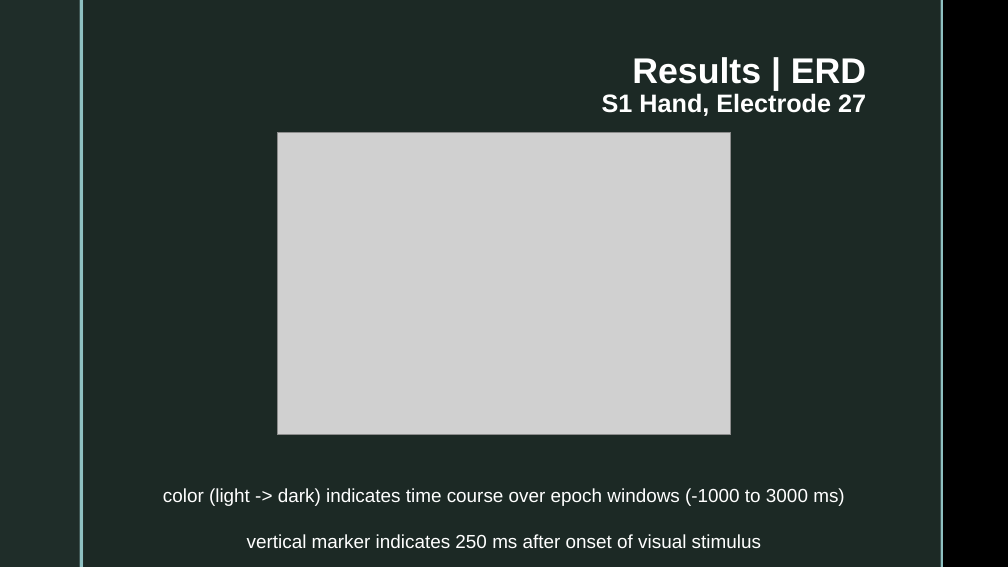
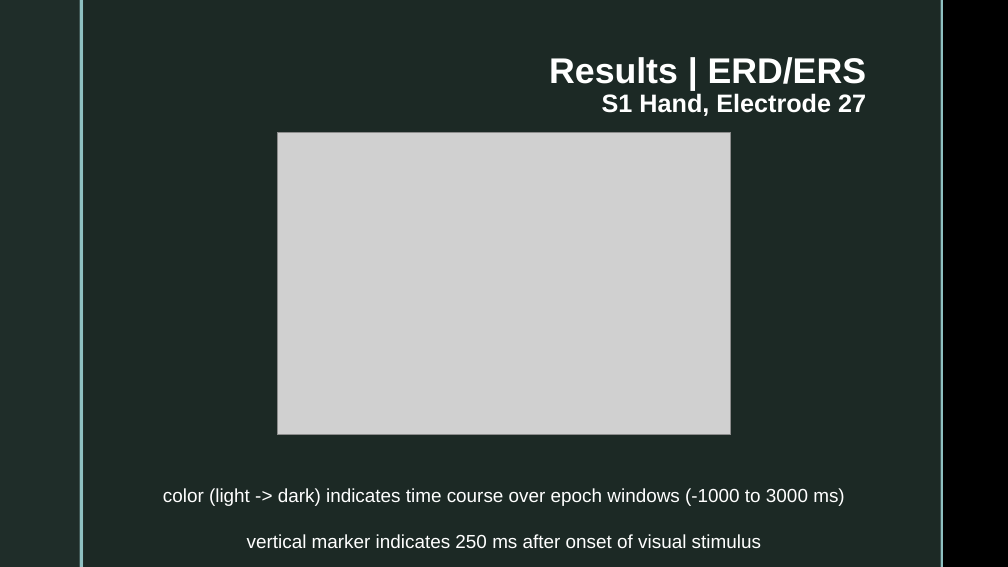
Before and after one commit to jessb0t/motorImagery, a slide deck: slide 11 of presentation.pptx (slide 10 before the commit). Drawn at 1008x567 pixels with LibreOffice and Linux fonts; fonts in the diff are those of the drawing; grey boxes stand for pictures; background and template pictures are left out. Boxes give left, top, right and bottom in pixels: in the first picture for what was removed or moved away, otherwise in the second. Text is boxed around its words. In the diff, an @@ line names an element or a change of style, - is before the commit and + after.

```diff
--- a/presentation.pptx
+++ b/presentation.pptx
@@ title at [549, 57, 866, 116]: text changed @@
-Results | ERD
-S1 Hand, Electrode 27
+Results | ERD/ERS
+S1 Hand, Electrode 27
```
Also in this commit, not shown: 3 other slides changed, 3 slides added, 4 other files.
